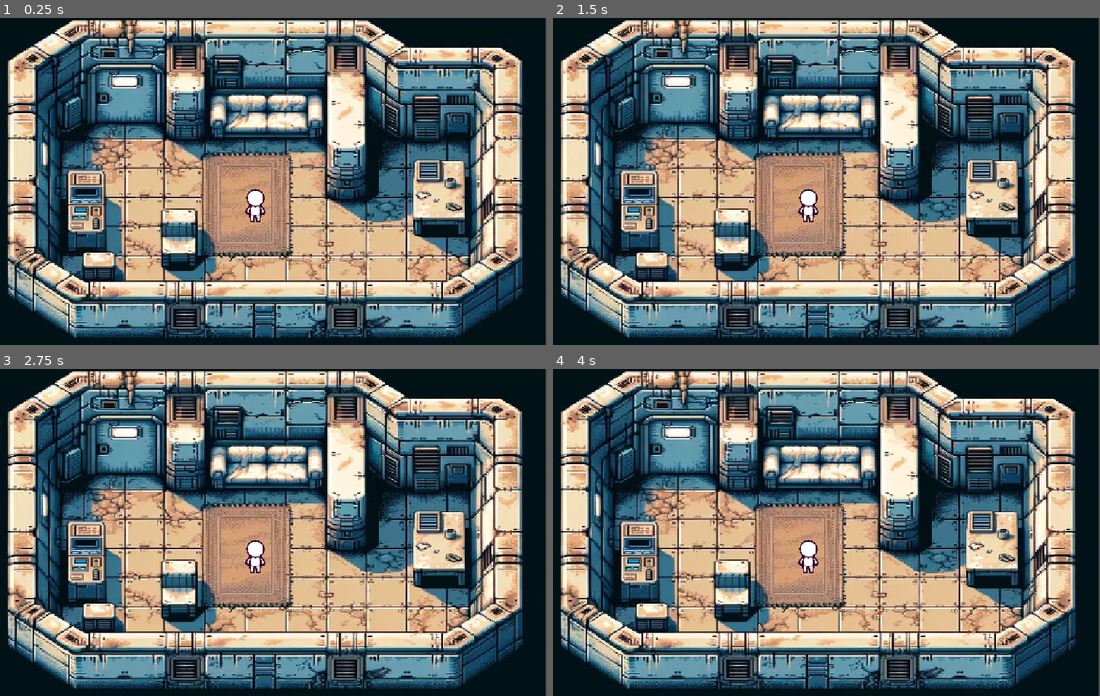
Above: before the commit, frames 1-4 (two rows, left to right).
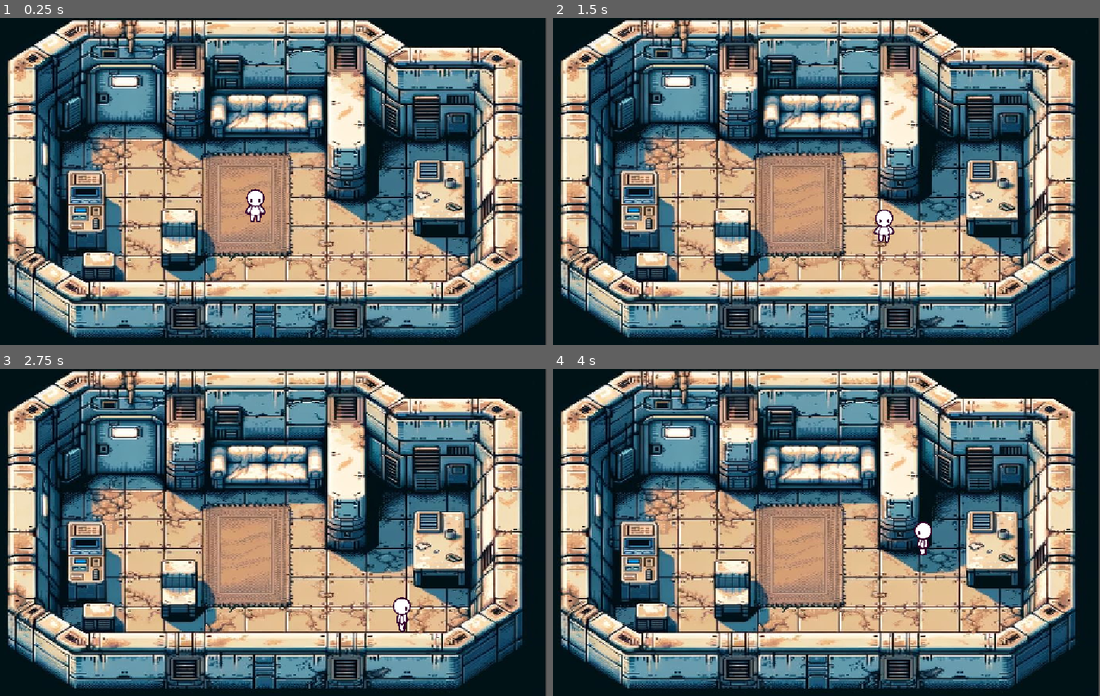
Above: after the commit, the same moments.

Repository: giulibaez/Proyecto_-Dise-o-Ludico-ll
Game: Godot game, scene res://Escenas/main.tscn
The game is run twice, just before and just after one commit, with the same random seed, the same clock (stepped at 60 frames per second) and the same inputs. Before the commit the project has no main scene; this scene is started directly in both runs.
Inputs:
- Up to frame 1 (0.25 s): no input
- Up to frame 2 (1.5 s): tap Enter at 0.5 s; hold D (move_right, bound only after the commit) 0.53-1.28 s; hold S (move_down, bound only after the commit) from 1.28 s (still down)
- Up to frame 3 (2.75 s): release S (move_down, bound only after the commit) at 2.03 s; hold D (move_right, bound only after the commit) from 2.03 s (still down)
- Up to frame 4 (4 s): release D (move_right, bound only after the commit) at 2.78 s; hold W (move_up, bound only after the commit) 2.78-3.53 s; hold A (move_left, bound only after the commit) from 3.53 s (still down)

The runs differ from the first frame. In frame 1, less than 0.1% of the frame differs, in the area x 44-48%, y 55-63%; in frame 2, 0.5%, in the area x 44-63%, y 52-69%; in frame 3, 0.5%; in frame 4, 0.5%.

Commit message:
movimiento basico

Diff:
--- a/diseño-lúdico-ll/Escenas/Fondo.tscn
+++ b/diseño-lúdico-ll/Escenas/Fondo.tscn
@@ -3,13 +3,13 @@
 [ext_resource type="Texture2D" uid="uid://b01g5je2ug3mw" path="res://Assets/fondo.jpg" id="1_0fnwi"]
 
 [sub_resource type="RectangleShape2D" id="RectangleShape2D_ikbsl"]
-size = Vector2(67, 121)
+size = Vector2(67, 97)
 
 [sub_resource type="RectangleShape2D" id="RectangleShape2D_hjfo0"]
-size = Vector2(102, 145)
+size = Vector2(102, 113)
 
 [sub_resource type="RectangleShape2D" id="RectangleShape2D_r8123"]
-size = Vector2(74, 153.5)
+size = Vector2(74, 120.5)
 
 [sub_resource type="RectangleShape2D" id="RectangleShape2D_c5jys"]
 size = Vector2(60, 57)
@@ -24,18 +24,18 @@
 
 [node name="CollisionPolygon2D" type="CollisionPolygon2D" parent="."]
 position = Vector2(246.559, 198.727)
-polygon = PackedVector2Array(141.441, -5.72729, 0.440964, -5 …(304 unchanged characters)… 3, 730.441, 435.273, -16.559, 435.273, -5.55904, 324.273, 709.441, 325.273, 760.441, 292.273, 753.441, 282.273 …(217 unchanged characters)…
+polygon = PackedVector2Array(141.441, -5.72729, 0.440964, -5 …(304 unchanged characters)… 3, 730.441, 435.273, -16.559, 435.273, -0.559036, 321.273, 706.441, 317.273, 760.441, 292.273, 753.441, 282.273 …(217 unchanged characters)…
 
 [node name="CollisionShape2D" type="CollisionShape2D" parent="."]
-position = Vector2(422.5, 438.5)
+position = Vector2(422.5, 426.5)
 shape = SubResource("RectangleShape2D_ikbsl")
 
 [node name="CollisionShape2D2" type="CollisionShape2D" parent="."]
-position = Vector2(937, 356.5)
+position = Vector2(937, 340.5)
 shape = SubResource("RectangleShape2D_hjfo0")
 
 [node name="CollisionShape2D3" type="CollisionShape2D" parent="."]
-position = Vector2(240, 380.25)
+position = Vector2(240, 363.75)
 shape = SubResource("RectangleShape2D_r8123")
 
 [node name="CollisionShape2D4" type="CollisionShape2D" parent="."]
--- /dev/null
+++ b/diseño-lúdico-ll/Escenas/character_body_2d.gd
@@ -0,0 +1,54 @@
+extends CharacterBody2D
+var move_speed = 200
+var is_left = true
+@onready var Animated_sprite = $AnimatedSprite2D
+var last_direction = "down"
+
+func _physics_process(delta: float) -> void:
+	move()
+	flip()
+	animations()
+	move_and_slide()
+
+func flip ():
+	if (is_left and velocity.x > 0) or ( not is_left and velocity.x < 0):
+		scale.x = -1
+		is_left = not is_left
+
+func animations():
+	if velocity.length() == 0:
+		Animated_sprite.play("idle_" + last_direction)
+		return
+
+	if abs(velocity.x) > abs(velocity.y):
+		Animated_sprite.play("walk_right_left")
+		last_direction = "side"
+	elif velocity.y > 0:
+		Animated_sprite.play("walk_down")
+		last_direction = "down"
+	else:
+		Animated_sprite.play("walk_up")
+		last_direction = "up"
+
+
+
+func move():
+	var vel_x := 0.0
+	var  vel_y := 0.0
+	# Movimiento horizontal
+	if Input.is_action_pressed("move_right"):
+		vel_x += 1
+	elif Input.is_action_pressed("move_left"):
+		vel_x -= 1
+	 # Movimiento vertical
+	if Input.is_action_pressed("move_down"):
+		vel_y += 1
+	elif Input.is_action_pressed("move_up"):
+		vel_y -= 1
+
+	if vel_x != 0 and vel_y != 0:
+		vel_x *= 0.7071
+		vel_y *= 0.7071
+
+	velocity.x = vel_x * move_speed
+	velocity.y = vel_y * move_speed
--- a/diseño-lúdico-ll/Escenas/character_body_2d.tscn
+++ b/diseño-lúdico-ll/Escenas/character_body_2d.tscn
@@ -1,6 +1,7 @@
-[gd_scene load_steps=34 format=3 uid="uid://daiipt5hwl6k0"]
+[gd_scene load_steps=36 format=3 uid="uid://daiipt5hwl6k0"]
 
 [ext_resource type="Texture2D" uid="uid://bky8rgf4dtfxk" path="res://Assets/Character0_Walk.png" id="1_3ndfa"]
+[ext_resource type="Script" uid="uid://bxpphg2i11xlo" path="res://Escenas/character_body_2d.gd" id="1_e6cd0"]
 
 [sub_resource type="AtlasTexture" id="AtlasTexture_e6cd0"]
 atlas = ExtResource("1_3ndfa")
@@ -49,6 +50,10 @@
 [sub_resource type="AtlasTexture" id="AtlasTexture_3yiu5"]
 atlas = ExtResource("1_3ndfa")
 region = Rect2(2300, 460, 460, 460)
+
+[sub_resource type="AtlasTexture" id="AtlasTexture_ptduk"]
+atlas = ExtResource("1_3ndfa")
+region = Rect2(0, 0, 460, 460)
 
 [sub_resource type="AtlasTexture" id="AtlasTexture_v2jl6"]
 atlas = ExtResource("1_3ndfa")
@@ -172,6 +177,14 @@
 }, {
 "frames": [{
 "duration": 1.0,
+"texture": SubResource("AtlasTexture_ptduk")
+}],
+"loop": true,
+"name": &"idle",
+"speed": 5.0
+}, {
+"frames": [{
+"duration": 1.0,
 "texture": SubResource("AtlasTexture_v2jl6")
 }, {
 "duration": 1.0,
@@ -240,17 +253,18 @@
 "speed": 5.0
 }]
 
-[sub_resource type="CapsuleShape2D" id="CapsuleShape2D_3ndfa"]
-radius = 15.0
-height = 64.0
+[sub_resource type="RectangleShape2D" id="RectangleShape2D_e6cd0"]
+size = Vector2(22, 30)
 
 [node name="Player" type="CharacterBody2D"]
+script = ExtResource("1_e6cd0")
 
 [node name="AnimatedSprite2D" type="AnimatedSprite2D" parent="."]
 scale = Vector2(0.2, 0.2)
 sprite_frames = SubResource("SpriteFrames_ptduk")
-animation = &"walk_up"
+animation = &"idle"
 
 [node name="CollisionShape2D" type="CollisionShape2D" parent="."]
-position = Vector2(0, 7)
-shape = SubResource("CapsuleShape2D_3ndfa")
+position = Vector2(0, 23)
+shape = SubResource("RectangleShape2D_e6cd0")
+metadata/_edit_group_ = true
--- a/diseño-lúdico-ll/project.godot
+++ b/diseño-lúdico-ll/project.godot
@@ -11,9 +11,33 @@
 [application]
 
 config/name="Diseño Lúdico ll"
+run/main_scene="uid://dfa4kwmrwnwbb"
 config/features=PackedStringArray("4.4", "Forward Plus")
 config/icon="res://icon.svg"
 
 [display]
 
 window/stretch/mode="canvas_items"
+
+[input]
+
+move_right={
+"deadzone": 0.2,
+"events": [Object(InputEventKey,"resource_local_to_scene":false,"resource_name":"","device":-1,"window_id":0,"alt_pressed":false,"shift_pressed":false,"ctrl_pressed":false,"meta_pressed":false,"pressed":false,"keycode":0,"physical_keycode":68,"key_label":0,"unicode":100,"location":0,"echo":false,"script":null)
+]
+}
+move_left={
+"deadzone": 0.2,
+"events": [Object(InputEventKey,"resource_local_to_scene":false,"resource_name":"","device":-1,"window_id":0,"alt_pressed":false,"shift_pressed":false,"ctrl_pressed":false,"meta_pressed":false,"pressed":false,"keycode":0,"physical_keycode":65,"key_label":0,"unicode":97,"location":0,"echo":false,"script":null)
+]
+}
+move_up={
+"deadzone": 0.2,
+"events": [Object(InputEventKey,"resource_local_to_scene":false,"resource_name":"","device":-1,"window_id":0,"alt_pressed":false,"shift_pressed":false,"ctrl_pressed":false,"meta_pressed":false,"pressed":false,"keycode":0,"physical_keycode":87,"key_label":0,"unicode":119,"location":0,"echo":false,"script":null)
+]
+}
+move_down={
+"deadzone": 0.2,
+"events": [Object(InputEventKey,"resource_local_to_scene":false,"resource_name":"","device":-1,"window_id":0,"alt_pressed":false,"shift_pressed":false,"ctrl_pressed":false,"meta_pressed":false,"pressed":false,"keycode":0,"physical_keycode":83,"key_label":0,"unicode":115,"location":0,"echo":false,"script":null)
+]
+}
Not shown, added: diseño-lúdico-ll/Escenas/character_body_2d.gd.uid
